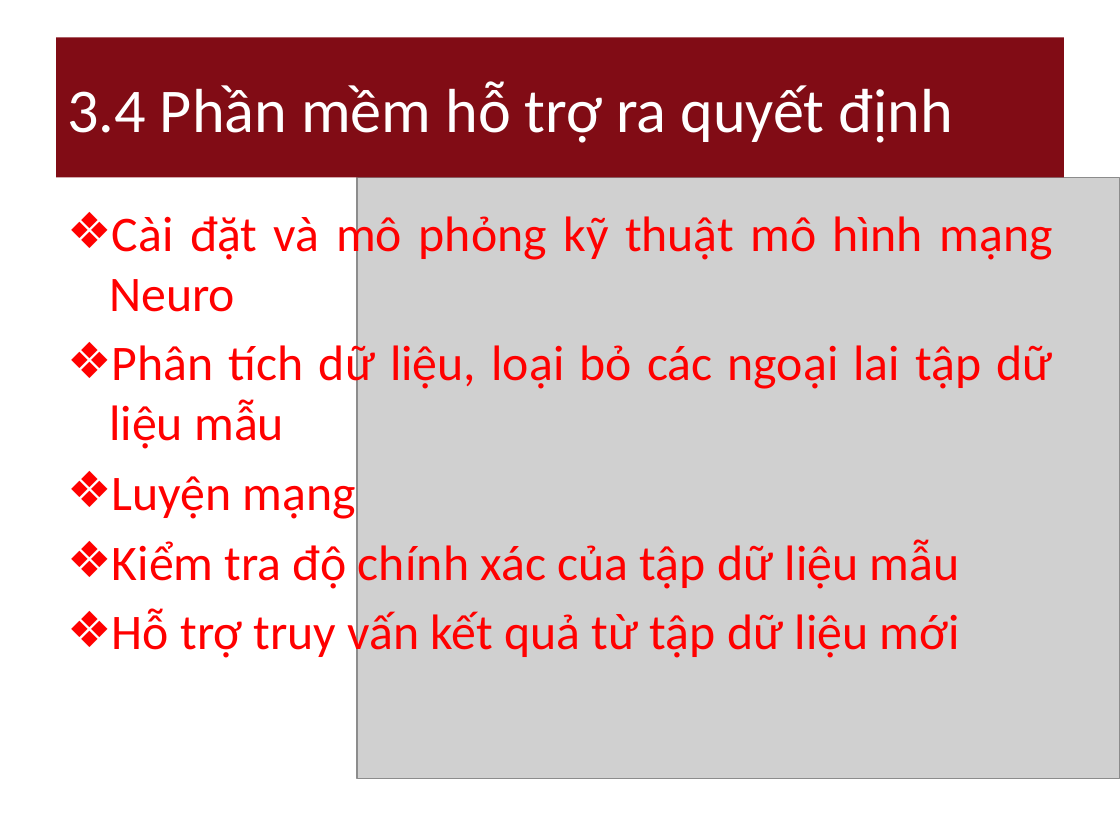
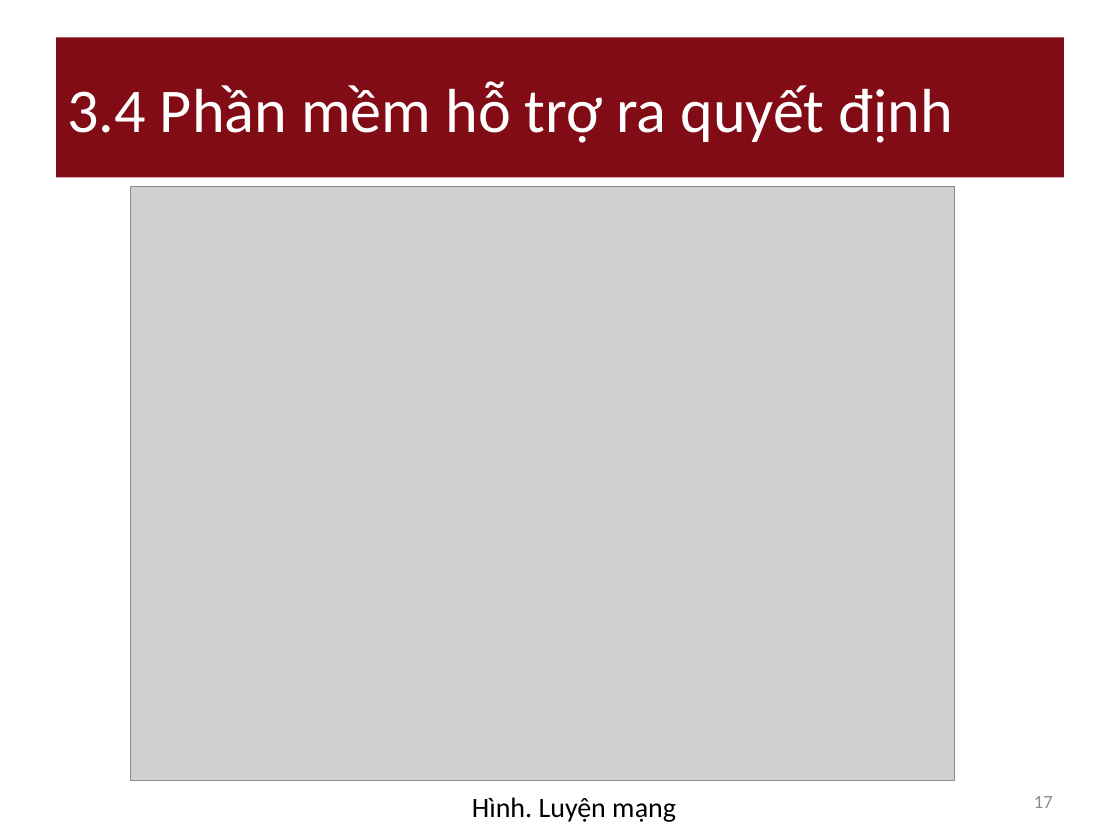
Before and after one commit to nguyendanhtu/drop-out, a slide deck: slide 17 of 01. Document/DropOut_Project_Report v_3.12.2011.pptx (slide 16 before the commit). Drawn at 1120x840 pixels with LibreOffice and Linux fonts; fonts in the diff are those of the drawing; grey boxes stand for pictures. Boxes give left, top, right and bottom in pixels: in the first picture for what was removed or moved away, otherwise in the second. Text is boxed around its words. In the diff, an @@ line names an element or a change of style, - is before the commit and + after.

```diff
--- a/01. Document/DropOut_Project_Report v_3.12.2011.pptx
+++ b/01. Document/DropOut_Project_Report v_3.12.2011.pptx
@@ picture: place and size @@
-picture at (357, 177, 1120, 777)
+picture at (131, 187, 955, 781)
@@ text removed at (109, 210, 1053, 661) @@
-❖ Cài đặt và mô phỏng kỹ thuật mô hình mạng Neuro
-❖ Phân tích dữ liệu, loại bỏ các ngoại lai tập dữ liệu mẫu
-❖ Luyện mạng
-❖ Kiểm tra độ chính xác của tập dữ liệu mẫu
-❖ Hỗ trợ truy vấn kết quả từ tập dữ liệu mới
@@ text added at (472, 797, 676, 822), 18 pt, text #000000 @@
+Hình. Luyện mạng
@@ page number added at (1034, 796, 1053, 808), 12 pt, text #8C8C8C @@
+17
```
Also in this commit, not shown: 18 other slides changed, 2 slides added, 1 other file.
